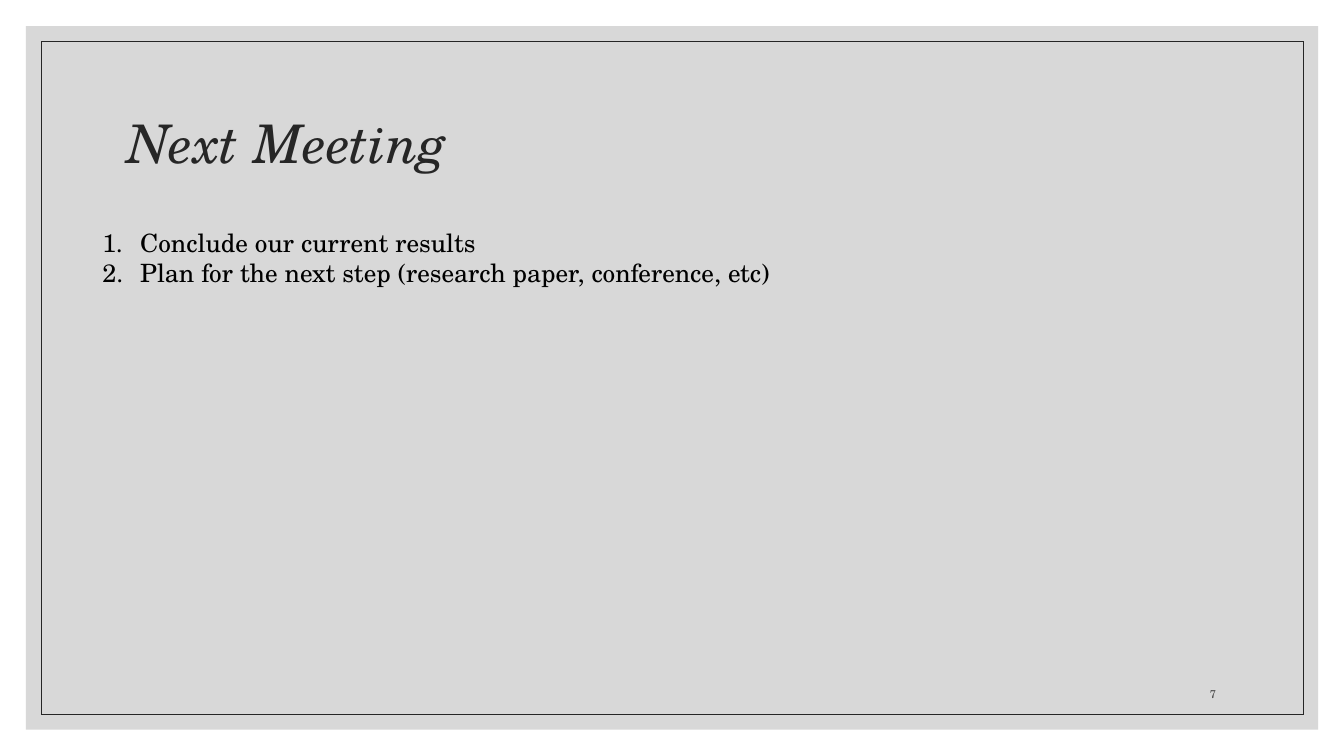
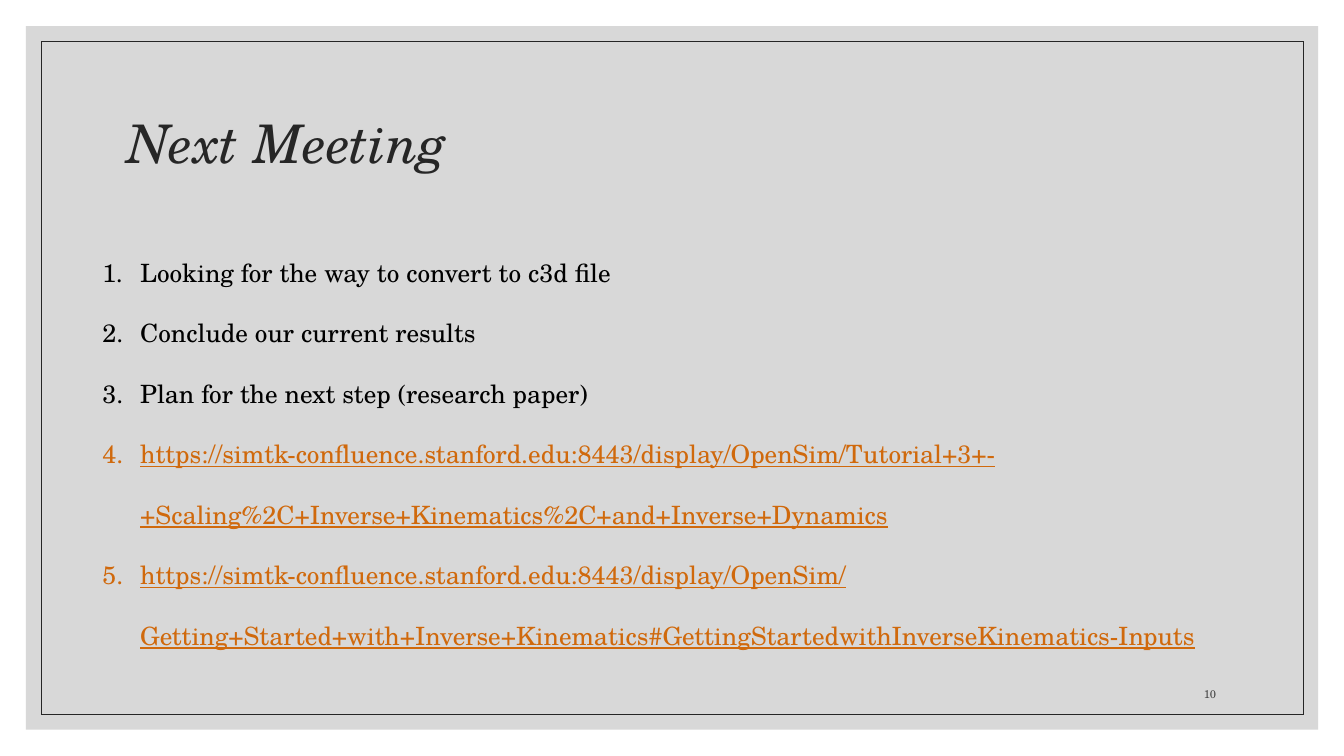
Before and after one commit to Albertlor/URECA, a slide deck: slide 10 of Meeting_Materials/Ergonomics Semester 2 Week 11.pptx (slide 7 before the commit). Drawn at 1344x756 pixels with LibreOffice and Linux fonts; fonts in the diff are those of the drawing. Boxes give left, top, right and bottom in pixels: in the first picture for what was removed or moved away, otherwise in the second. Text is boxed around its words. In the diff, an @@ line names an element or a change of style, - is before the commit and + after.

```diff
--- a/Meeting_Materials/Ergonomics Semester 2 Week 11.pptx
+++ b/Meeting_Materials/Ergonomics Semester 2 Week 11.pptx
@@ text at bbox=[140, 263, 611, 287]: paragraph added @@
+1. Looking for the way to convert to c3d file
@@ text at bbox=[140, 323, 475, 343]: line spacing 1 to 2 @@
@@ text at bbox=[140, 384, 1194, 650]: text changed; text colour #000000 to #D0690C @@
-2. Plan for the next step (research paper, conference, etc)
+3. Plan for the next step (research paper)
+4. https://simtk-confluence.stanford.edu:8443/display/OpenSim/Tutorial+3+-+Scaling%2C+Inverse+Kinematics%2C+and+Inverse+Dynamics
+5. https://simtk-confluence.stanford.edu:8443/display/OpenSim/Getting+Started+with+Inverse+Kinematics#GettingStartedwithInverseKinematics-Inputs
@@ page number at bbox=[1204, 690, 1216, 698]: text changed @@
-7
+10
```
Also in this commit, not shown: 4 other slides changed, 4 slides added, 1 slide removed, 10 other files.
